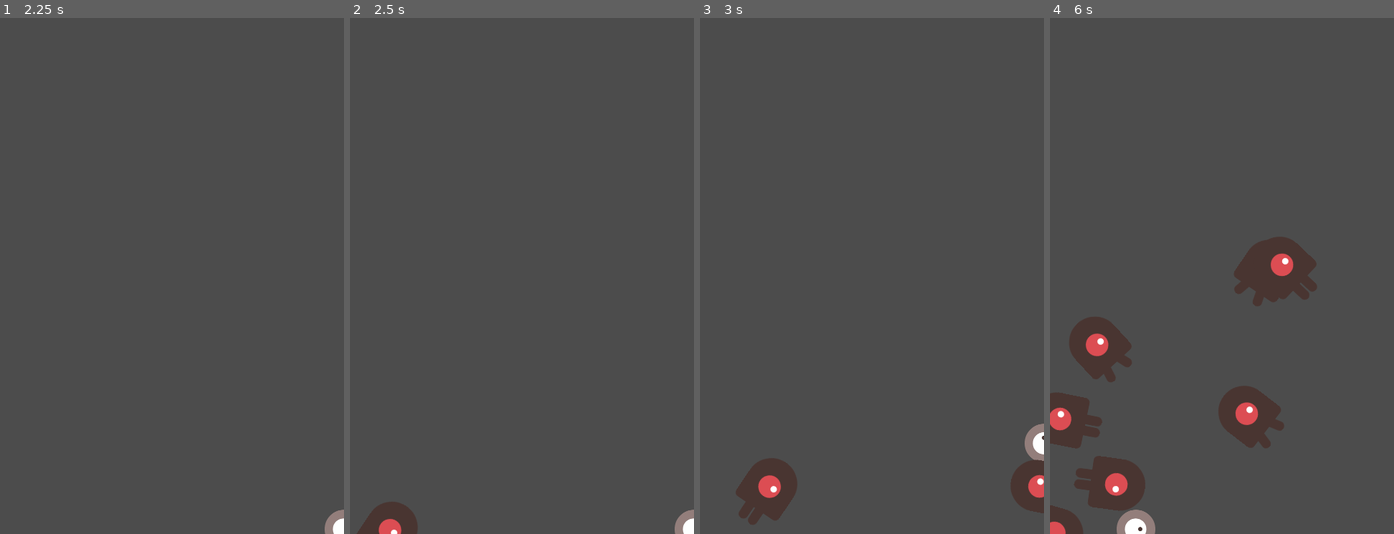
Above: before the commit, frames 1-4 (left to right).
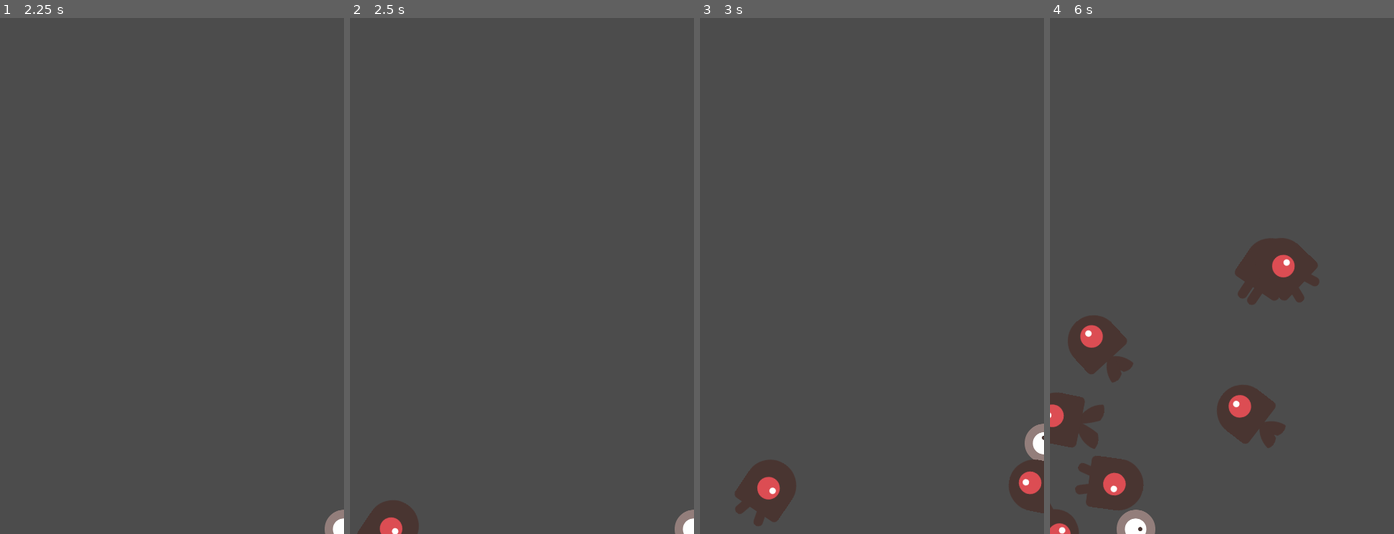
Above: after the commit, the same moments.

Repository: Taektiek/monsterrun
Game: Godot game, scene res://Main.tscn
The game is run twice, just before and just after one commit, with the same random seed, the same clock (stepped at 60 frames per second) and the same inputs. The project has no main scene, so this scene is started directly.
Inputs:
- Up to frame 1 (2.25 s): tap Enter at 0.5 s; hold Right (ui_right) 0.53-1.28 s; hold Down (ui_down) 1.28-2.03 s; tap Space at 2 s; hold Right (ui_right) from 2.03 s (still down)
- Up to frame 2 (2.5 s): keep holding Right (ui_right)
- Up to frame 3 (3 s): release Right (ui_right) at 2.78 s; hold Up (ui_up) from 2.78 s (still down)
- Up to frame 4 (6 s): release Up (ui_up) at 3.53 s; hold Left (ui_left) 3.53-5.03 s; hold Down (ui_down) 5.03-5.78 s; hold Right (ui_right) from 5.78 s (still down)

Frame 1 is identical in both runs. In frame 2, less than 0.1% of the frame differs, in the area x 8-20%, y 93-100%; in frame 3, 0.5%; in frame 4, 2.3%, in the area x 0-79%, y 42-100%.
Error before the commit: Invalid get index 'size' (on base: 'PoolStringArray'). Did you mean '.size()' or funcref(obj, "size") ? (res://Mob.gd:11)

Commit message:
Fixed animated sprite bug

Diff:
--- a/Mob.gd
+++ b/Mob.gd
@@ -8,4 +8,4 @@
 
 func _ready():
 	var mob_types = $AnimatedSprite.frames.get_animation_names()
-	$AnimatedSprite.animation = mob_types[randi() % mob_types.size]
+	$AnimatedSprite.animation = mob_types[randi() % mob_types.size()]
--- a/Mob.tscn
+++ b/Mob.tscn
@@ -42,7 +42,6 @@
 scale = Vector2( 0.75, 0.75 )
 frames = SubResource( 1 )
 animation = "walk"
-frame = 1
 playing = true
 
 [node name="CollisionShape2D" type="CollisionShape2D" parent="."]
